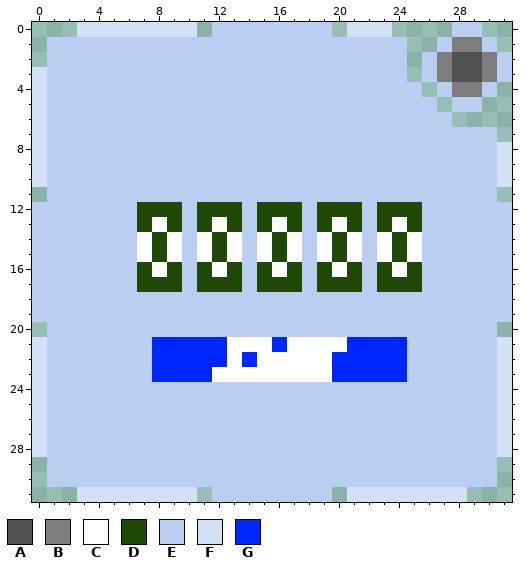
One commit to this pixel-art sprite: Module Icons/Binary Buttons.png. Above, as it was before the edit.
The file is 32x32 pixels.
Palette (. is transparent): A #515151  B #7d7d7d  C #ffffff  D #204907  E #b9cef0  F #d3e0f5  G #0026ff
Pixels before, first column x 0:
 0 ...FFFFFFFF.EEEEEEEE.FFF....EE..
 1 .EEEEEEEEEEEEEEEEEEEEEEEE..EBBE.
 2 .EEEEEEEEEEEEEEEEEEEEEEEE.EBAABE
 3 FEEEEEEEEEEEEEEEEEEEEEEEE.EBAABE
 4 FEEEEEEEEEEEEEEEEEEEEEEEEE.EBBE.
 5 FEEEEEEEEEEEEEEEEEEEEEEEEEE.EE..
 6 FEEEEEEEEEEEEEEEEEEEEEEEEEEE....
 7 FEEEEEEEEEEEEEEEEEEEEEEEEEEEEEE.
 8 FEEEEEEEEEEEEEEEEEEEEEEEEEEEEEEF
 9 FEEEEEEEEEEEEEEEEEEEEEEEEEEEEEEF
10 FEEEEEEEEEEEEEEEEEEEEEEEEEEEEEEF
11 .EEEEEEEEEEEEEEEEEEEEEEEEEEEEEE.
12 EEEEEEEDDDEDDDEDDDEDDDEDDDEEEEEE
13 EEEEEEEDCDEDCDEDCDEDCDEDCDEEEEEE
14 EEEEEEECDCECDCECDCECDCECDCEEEEEE
15 EEEEEEECDCECDCECDCECDCECDCEEEEEE
16 EEEEEEEDCDEDCDEDCDEDCDEDCDEEEEEE
17 EEEEEEEDDDEDDDEDDDEDDDEDDDEEEEEE
18 EEEEEEEEEEEEEEEEEEEEEEEEEEEEEEEE
19 EEEEEEEEEEEEEEEEEEEEEEEEEEEEEEEE
20 .EEEEEEEEEEEEEEEEEEEEEEEEEEEEEE.
21 FEEEEEEEGGGGGCCCGCCCCGGGGEEEEEEF
22 FEEEEEEEGGGGGCGCCCCCGGGGGEEEEEEF
23 FEEEEEEEGGGGCCCCCCCCGGGGGEEEEEEF
24 FEEEEEEEEEEEEEEEEEEEEEEEEEEEEEEF
25 FEEEEEEEEEEEEEEEEEEEEEEEEEEEEEEF
26 FEEEEEEEEEEEEEEEEEEEEEEEEEEEEEEF
27 FEEEEEEEEEEEEEEEEEEEEEEEEEEEEEEF
28 FEEEEEEEEEEEEEEEEEEEEEEEEEEEEEEF
29 .EEEEEEEEEEEEEEEEEEEEEEEEEEEEEE.
30 .EEEEEEEEEEEEEEEEEEEEEEEEEEEEEE.
31 ...FFFFFFFF.EEEEEEEE.FFFFFFFF...
Once edited:
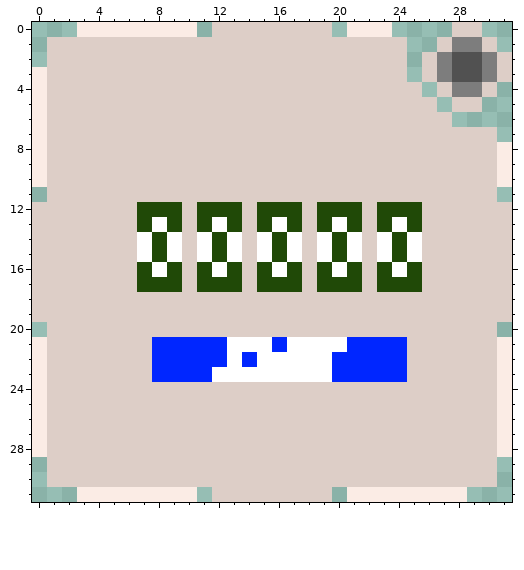
Change:
colour E: #b9cef0 -> #ddcec7
colour F: #d3e0f5 -> #fbece5
Pixel boxes of the changes (left, top, right, bottom) in both pictures:
changed: (32, 22, 512, 502)
